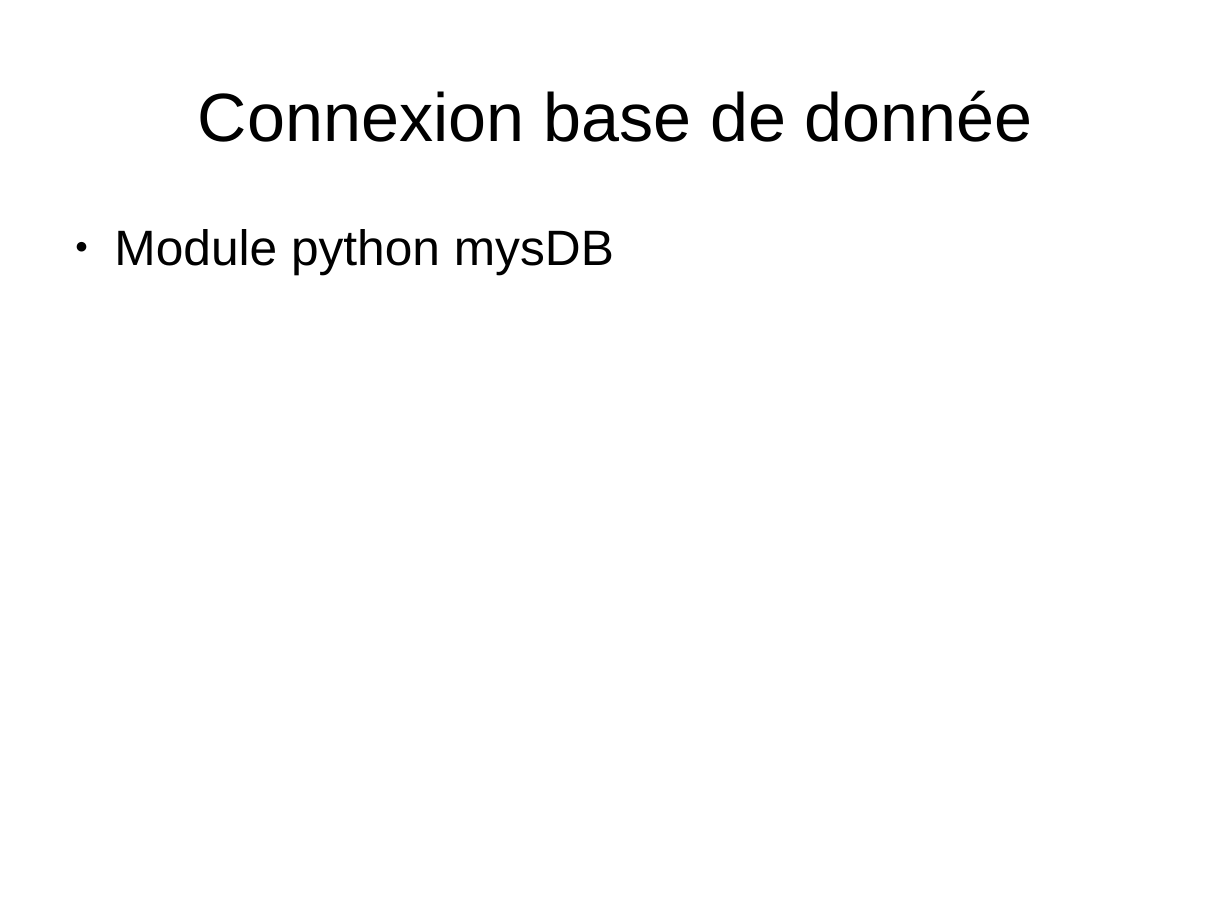
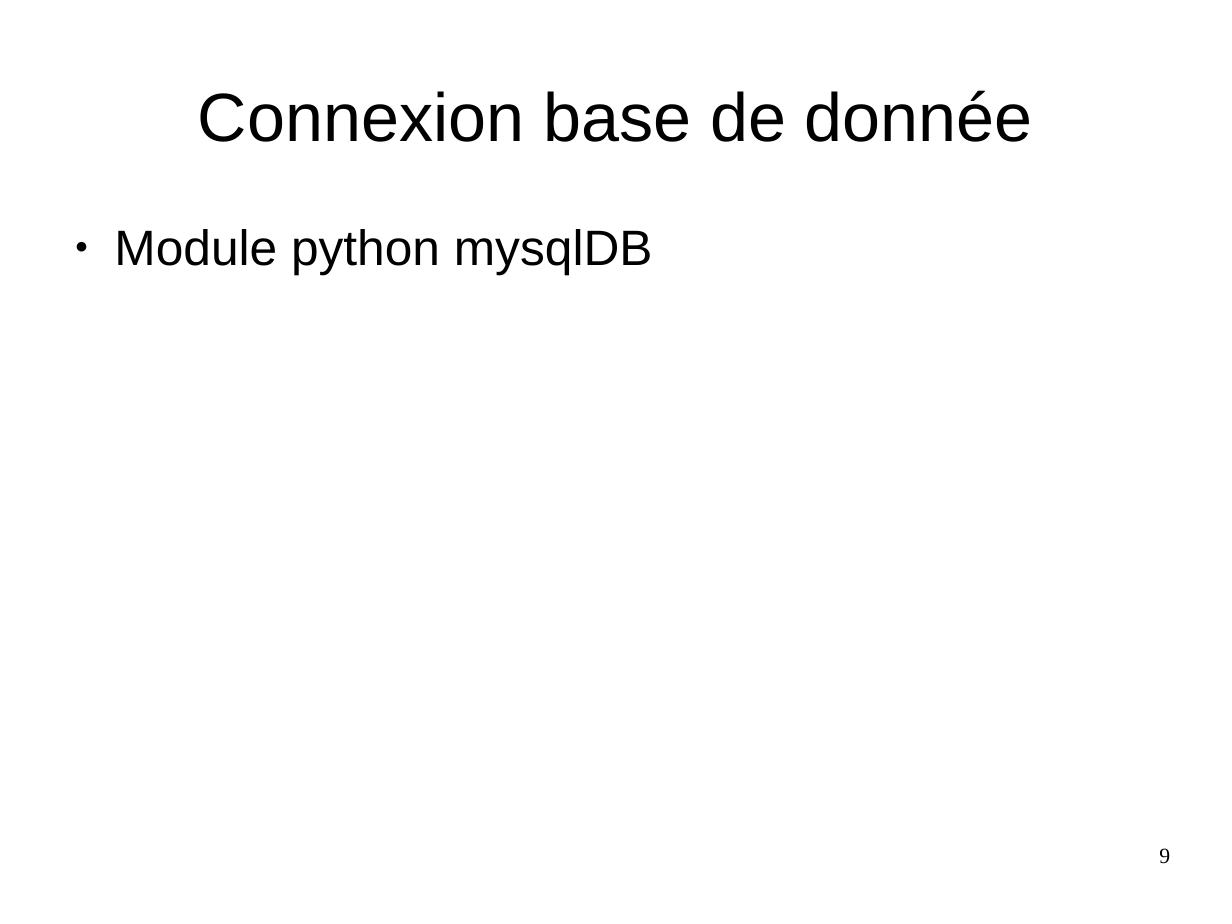
Before and after one commit to Sle3pingForest/StageL3, a slide deck: slide 9 of RapportAndre/pres.odp (slide 5 before the commit). Drawn at 1232x924 pixels with LibreOffice and Linux fonts; fonts in the diff are those of the drawing. Boxes give left, top, right and bottom in pixels: in the first picture for what was removed or moved away, otherwise in the second. Text is boxed around its words. In the diff, an @@ line names an element or a change of style, - is before the commit and + after.

```diff
--- a/RapportAndre/pres.odp
+++ b/RapportAndre/pres.odp
@@ text at box(114, 229, 653, 275): text changed @@
-● Module python mysDB
+● Module python mysqlDB
@@ page number added at box(1159, 848, 1170, 864), 14 pt, text #000000 @@
+9
```
Also in this commit, not shown: 4 other slides changed, 5 slides added, 1 other file.
